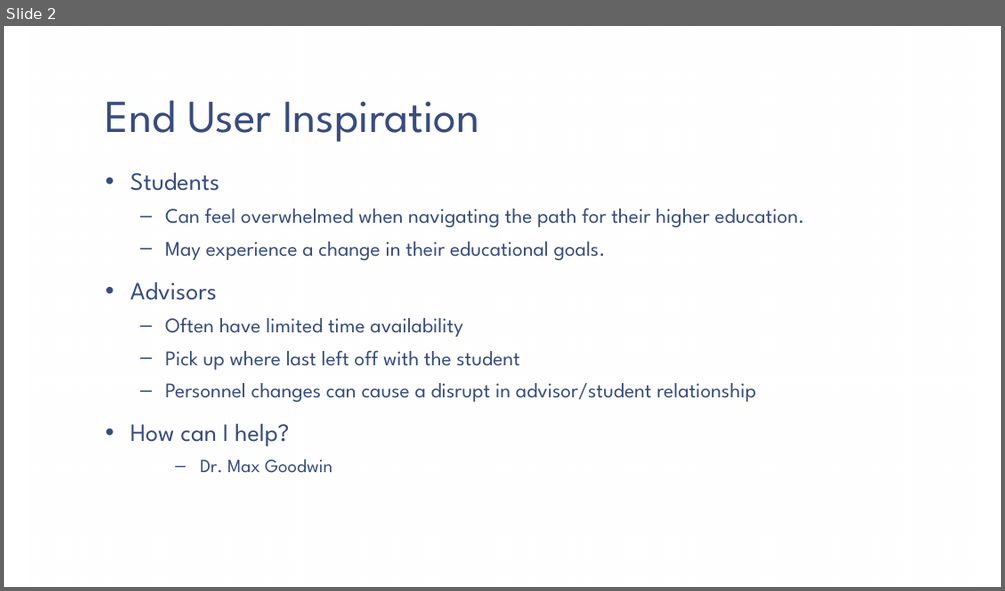
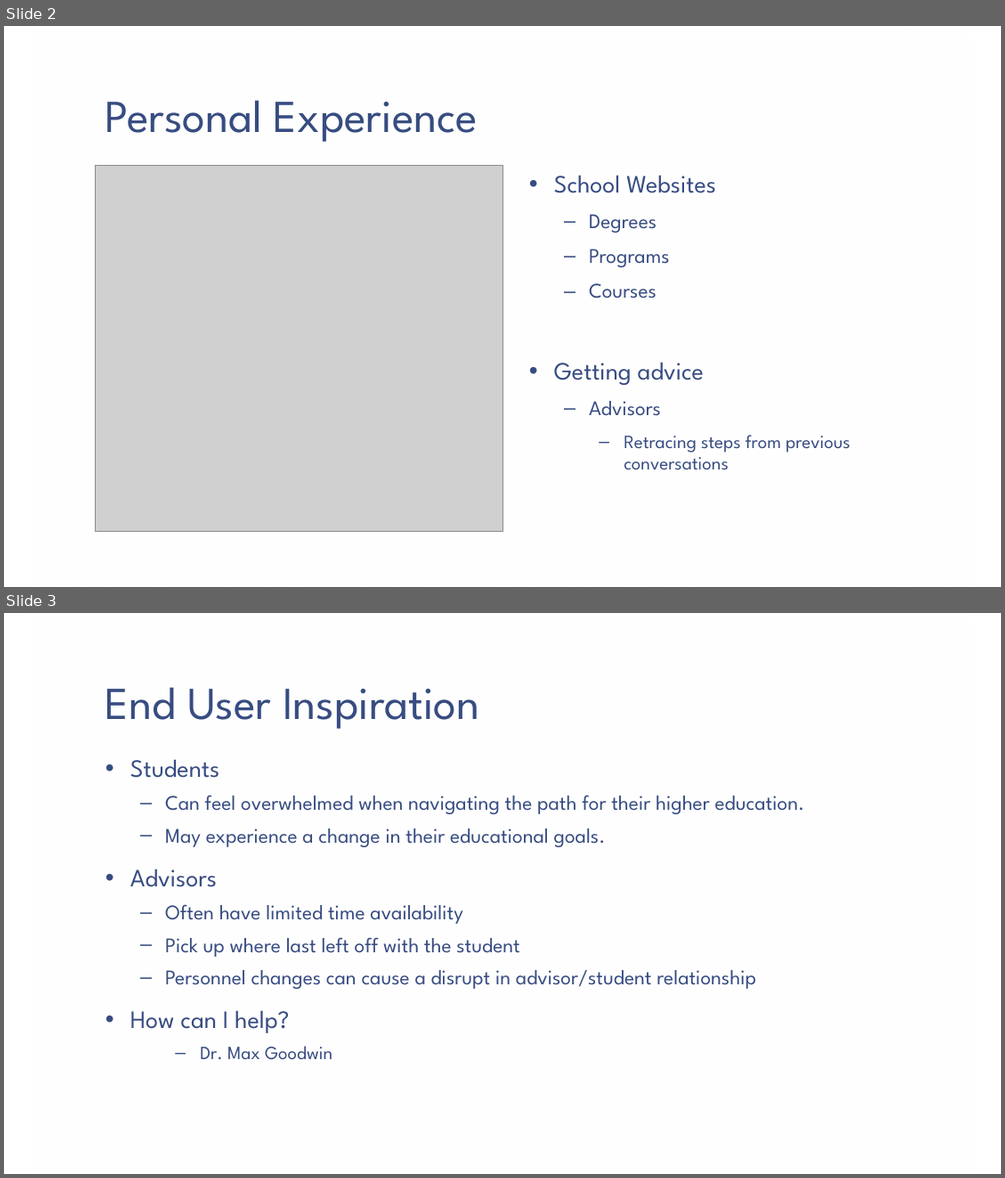
Before and after one commit to SamSitarek/advisory_tool, a slide deck: Higher Education Advisory Tool Presentation.pptx. Shown one above the other, each under a label of ours: slide 2 before the commit, slides 2 and 3 after it. The pictures are 1005x591 and 1005x1178 pixels, drawn with LibreOffice and Linux fonts; fonts in the diff are those of the drawing; grey boxes stand for pictures; background and template pictures are left out. Boxes give left, top, right and bottom in pixels: in the first picture for what was removed or moved away, otherwise in the second. Text is boxed around its words. In the diff, an @@ line names an element or a change of style, - is before the commit and + after.

```diff
--- a/Higher Education Advisory Tool Presentation.pptx
+++ b/Higher Education Advisory Tool Presentation.pptx
@@ slide 2 added at bbox=[4, 26, 1001, 587], background picture (left out); not listed: 1 template element that a slide beside it also shows @@
@@ title added at bbox=[105, 100, 477, 142], 44 pt, text #374C81 @@
+Personal Experience
@@ picture added at bbox=[96, 165, 502, 531] @@
@@ text added at bbox=[554, 175, 850, 470], 18 pt, text #374C81 @@
+• School Websites
+  – Degrees
+  – Programs
+  – Courses
+• Getting advice
+  – Advisors
+    – Retracing steps from previous conversations
@@ what was slide 2 is now slide 3 @@
```
Also in this commit, not shown: 1 slide changed, 2 other slides added, 17 other files.
